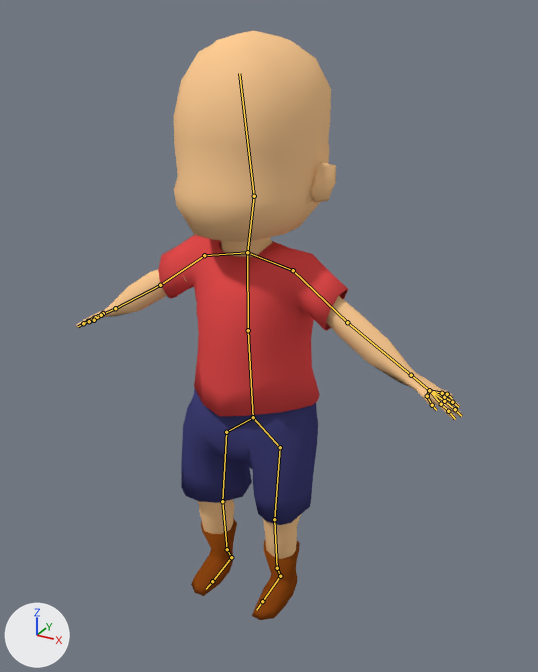
A saved change to the Blender file Snowy ARPG/Assets/Things/PlayerStuff/CharacterARPG.blend.
Before and after are seen from a 50 mm camera at (2.65, -4.44, 4.52) aimed at (0.3, -0.18, 2.39). Lighting does not change. The marker at lower left points along +X, +Y and +Z. The bones that bend it are drawn over the model as lines.

Objects in the first picture: 'Body', 'Head', 'Shirt', 'Shoes', 'Shorts'.
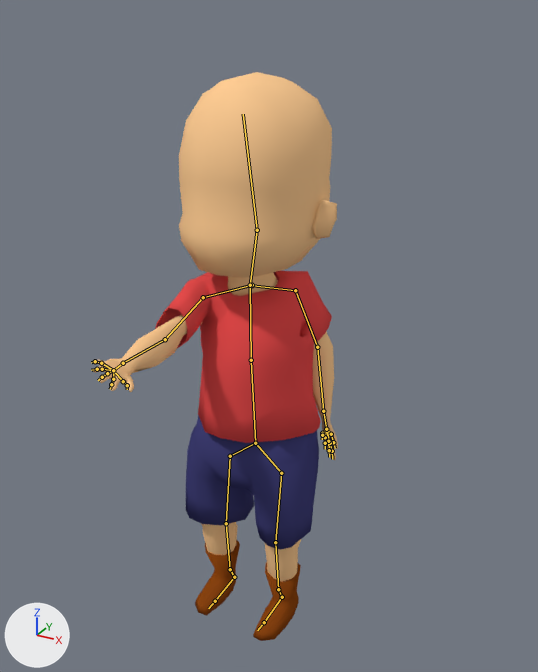
The newer file adds an action. The first version stands in its rest pose; the second is drawn at frame 26 of the action 'Hit'.

Boxes (x1, y1, x2, y2) around the edits, measured in the pictures (538 x 672 px):
'Head', posed: before (174, 30, 336, 242); after (179, 72, 337, 278)
'Shirt', posed (7% narrower): before (158, 235, 348, 416); after (155, 271, 332, 443)
'Shorts', posed: before (181, 389, 318, 525); after (186, 415, 319, 550)
'Body', posed (36% narrower): before (76, 237, 462, 559); after (93, 272, 338, 582)
'Shoes', posed: before (191, 519, 300, 620); after (195, 540, 301, 641)
bone 'Bone', root to tip: before (247, 252) to (248, 330); after (250, 285) to (251, 360)
bone 'Bone.012', root to tip: before (247, 252) to (293, 270); after (252, 285) to (295, 290)
bone 'Bone.014', root to tip: before (293, 270) to (347, 322); after (295, 290) to (317, 347)
bone 'Bone.016', root to tip: before (347, 322) to (411, 375); after (317, 347) to (323, 411)
bone 'Bone.013', root to tip: before (247, 252) to (204, 255); after (252, 285) to (203, 297)
bone 'Bone.015', root to tip: before (204, 255) to (160, 285); after (203, 297) to (165, 339)
bone 'Bone.017', root to tip: before (160, 285) to (115, 308); after (165, 339) to (123, 363)
bone 'Bone.018', root to tip: before (115, 308) to (101, 315); after (123, 363) to (113, 370)
bone 'Bone.036', root to tip: before (247, 252) to (254, 196); after (250, 285) to (257, 230)

The change in detail:
Bone 'Bone' (bone_bone) moves from (0.0, 0.0, 0.0) to (0.037, 0.256, 0.0).
Bone 'Bone.012' (bone_bone_012) moves from (0.0, 0.0, 0.0) to (-0.251, 0.052, -0.111).
Bone 'Bone.012' (bone_bone_012) turns from (0, 0, 0) to (36, -23, 29) degrees about its own x, y and z.
Bone 'Bone.014' (bone_bone_014) turns from (0, 0, 0) to (-5, 3, 31) degrees about its own x, y and z.
Bone 'Bone.016' (bone_bone_016) turns from (0, 0, 0) to (-4, 2, 21) degrees about its own x, y and z.
Bone 'Bone.013' (bone_bone_013) moves from (0.0, 0.0, 0.0) to (0.232, 0.038, -0.109).
Bone 'Bone.013' (bone_bone_013) turns from (0, 0, 0) to (-31, -35, 31) degrees about its own x, y and z.
Bone 'Bone.015' (bone_bone_015) moves from (0.0, 0.0, 0.0) to (0.015, 0.003, 0.031).
Bone 'Bone.015' (bone_bone_015) turns from (0, 0, 0) to (-52, 2, 60) degrees about its own x, y and z.
Bone 'Bone.017' (bone_bone_017) turns from (0, 0, 0) to (8, 34, 23) degrees about its own x, y and z.
Bone 'Bone.018' (bone_bone_018) turns from (0, 0, 0) to (2, -39, 9) degrees about its own x, y and z.
Bone 'Bone.036' (bone_bone_036) moves from (0.0, 0.0, 0.0) to (0.009, -0.227, -0.124).
